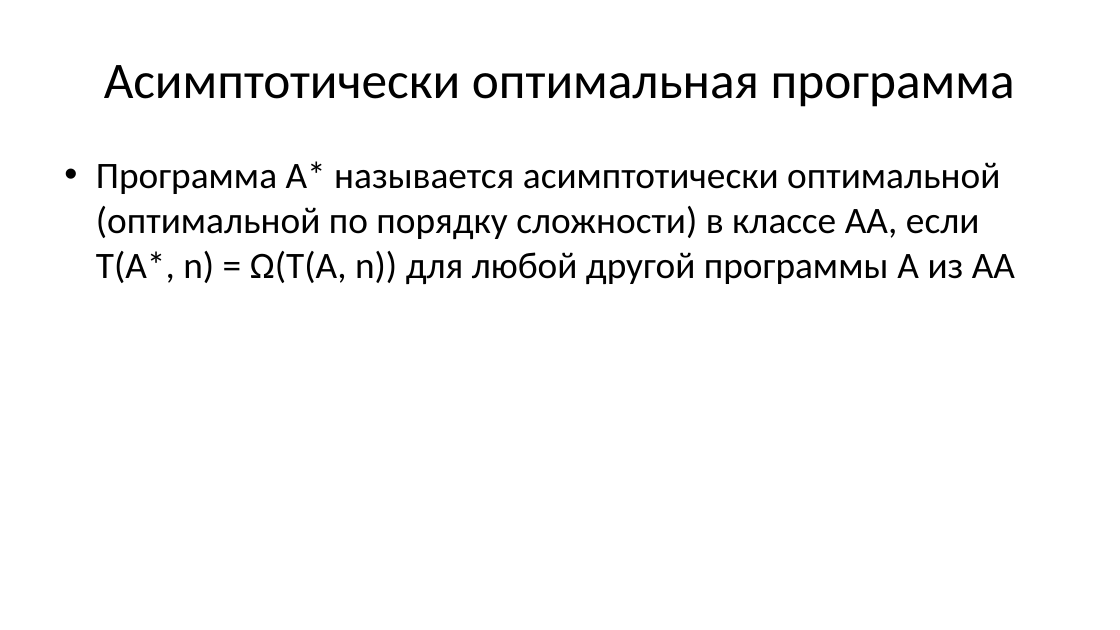
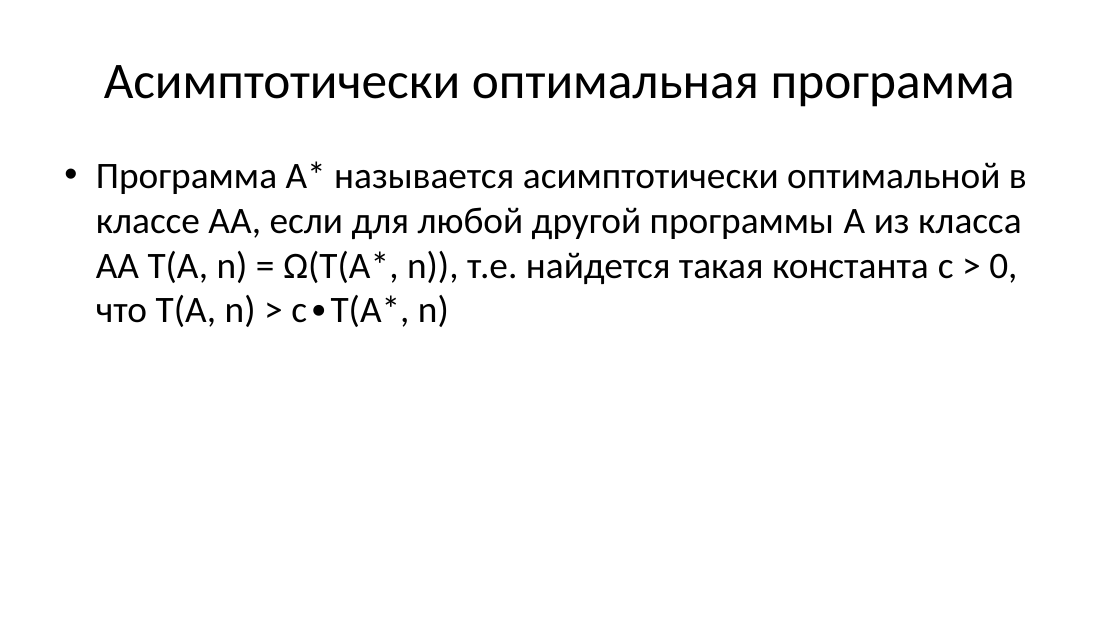
Before and after one commit to Evgueni-Petrov-aka-espetrov/Algorithms-and-Programming-in-C-pptx, a slide deck: slide 26 of 22 Оценка сложности вычислительных алгоритмов.pptx (slide 24 before the commit). Drawn at 1120x630 pixels with LibreOffice and Linux fonts; fonts in the diff are those of the drawing. Boxes give left, top, right and bottom in pixels: in the first picture for what was removed or moved away, otherwise in the second. Text is boxed around its words. In the diff, an @@ line names an element or a change of style, - is before the commit and + after.

```diff
--- a/22 Оценка сложности вычислительных алгоритмов.pptx
+++ b/22 Оценка сложности вычислительных алгоритмов.pptx
@@ text at (96, 161, 1027, 327): text changed @@
-• Программа А* называется асимптотически оптимальной (оптимальной по порядку сложности) в классе АА, если T(А*, n) = Ω(Т(А, n)) для любой другой программы A из АА
+• Программа А* называется асимптотически оптимальной в классе АА, если для любой другой программы A из класса АА T(А, n) = Ω(Т(А*, n)), т.е. найдется такая константа c > 0, что T(A, n) > с∙T(A*, n)
```
Also in this commit, not shown: 5 other slides changed, 3 slides added, 1 slide removed.
